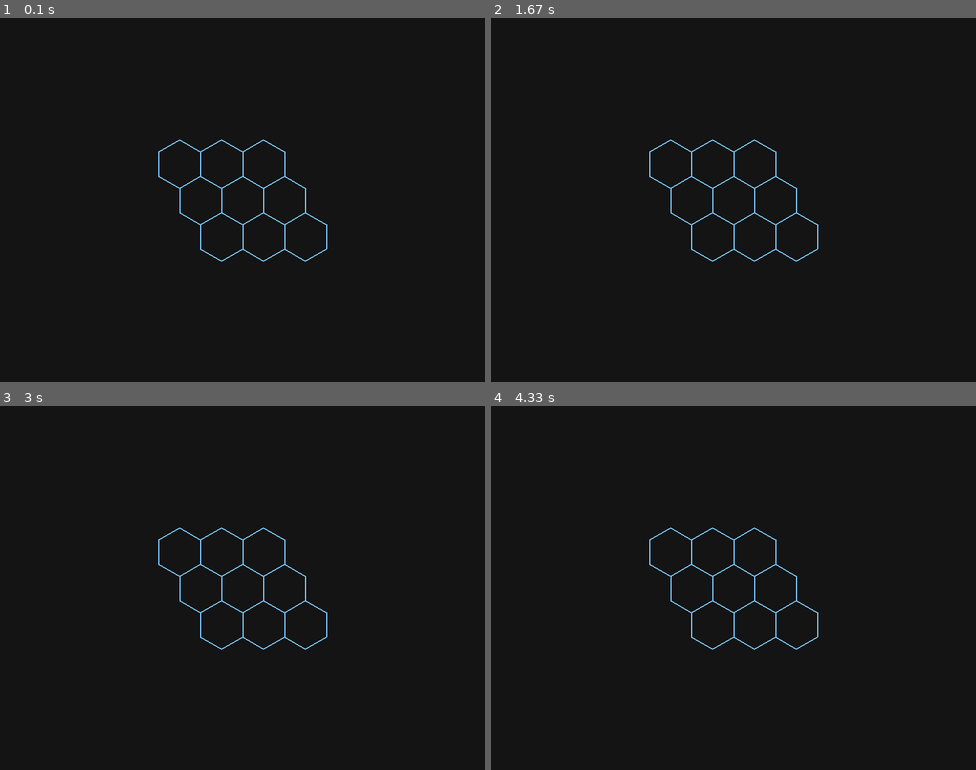
Above: before the commit, frames 1-4 (two rows, left to right).
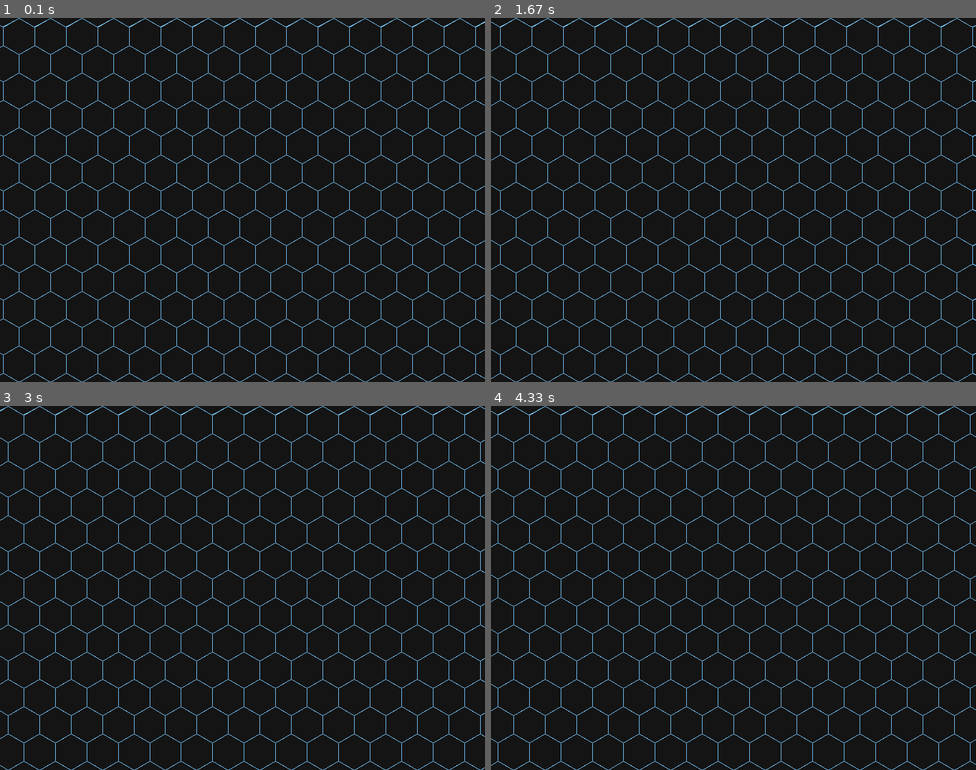
Above: after the commit, the same moments.

Repository: 0utsights/Projects
Game: pygame game, started from PygameHexgridDemo.py
Same seed, same stepped clock (60 frames per second), same inputs: the game is played once before the commit and once after it.
Inputs:
- Up to frame 1 (0.1 s): no input
- Up to frame 2 (1.67 s): no input
- Up to frame 3 (3 s): no input
- Up to frame 4 (4.33 s): no input

The runs differ from the first frame. In frame 1, 4.2% of the frame differs, in the area x 0-100%, y 0-100%; in frame 2, 4.2%; in frame 3, 4.2%; in frame 4, 4.2%.

Commit message:
camera pan

Diff:
--- a/PygameHexgridDemo.py
+++ b/PygameHexgridDemo.py
@@ -1,54 +1,58 @@
 import pygame, math
+
 pygame.init()
-screen = pygame.display.set_mode((800, 600))
+W, H = 800, 600
+screen = pygame.display.set_mode((W, H))
+clock = pygame.time.Clock()
 
-size = 40 # outer radius of hexagon from pointy angles
+size = 30
 
-# HEXAGON FORMULA
+def axial_to_pixel(q, r, s):
+    x = math.sqrt(3) * s * (q + r/2)
+    y = 1.5 * s * r
+    return x, y
 
-def axial_to_pixel(q, r, size):
-    x = math.sqrt(3) * size * (q+r/2)
-    y = 3/2 * size * r
-    return x,y
+def hex_points(cx, cy, s):
+    pts = []
+    for i in range(6):
+        a = math.radians(60*i - 30)
+        pts.append((cx + s*math.cos(a), cy + s*math.sin(a)))
+    return pts
 
-def hex_points(cx, cy, size):
-    points = []
-    for i in range(6): # 6 corners
-        angle = math.radians(60 * i - 30) # pointy top
-        x = cx + size * math.cos(angle)
-        y = cy + size * math.sin(angle)
-        points.append((x, y))
-    return points
+# camera in world pixels
+cam_x, cam_y = 0.0, 0.0
+vx, vy = 60.0, 0.0  # pixels/second (pan right)
 
-hexes = [
-    (0,0),
-    (1,0),
-    (0,1),
-    (1,1),
-    (-1,0),
-    (0,-1),
-    (-1,-1),
-    (1,-1),
-    (-1,1)
-]
-
-# GAME LOOP
+# how many hex coords to draw around the camera (overshoot is fine)
+Q_RANGE = 25
+R_RANGE = 25
 
 running = True
 while running:
-    for event in pygame.event.get():
-        if event.type == pygame.QUIT:
+    dt = clock.tick(60) / 1000.0  # seconds
+    for e in pygame.event.get():
+        if e.type == pygame.QUIT:
             running = False
-    screen.fill((20,20,20))
 
-    for q, r in hexes:
-        x, y = axial_to_pixel(q,r,size)
+    # move camera (this is the panning)
+    cam_x += vx * dt
+    cam_y += vy * dt
 
-        #center the hexgrid in relation to screen size
-        x += 400
-        y += 300
+    screen.fill((20, 20, 20))
 
-        pygame.draw.polygon(screen, (120, 200, 255), hex_points(x,y,size), 2)
+    # pick an approximate "center hex" to loop around
+    # (simple approach: just loop a fixed box; good enough for now)
+    for q in range(-Q_RANGE, Q_RANGE + 1):
+        for r in range(-R_RANGE, R_RANGE + 1):
+            wx, wy = axial_to_pixel(q, r, size)      # world coords
+            sx = wx - cam_x + W/2                    # to screen
+            sy = wy - cam_y + H/2
+
+            # quick cull: skip drawing if it's far off-screen
+            if sx < -2*size or sx > W + 2*size or sy < -2*size or sy > H + 2*size:
+                continue
+
+            pygame.draw.polygon(screen, (120, 200, 255), hex_points(sx, sy, size), 1)
 
     pygame.display.flip()
 
